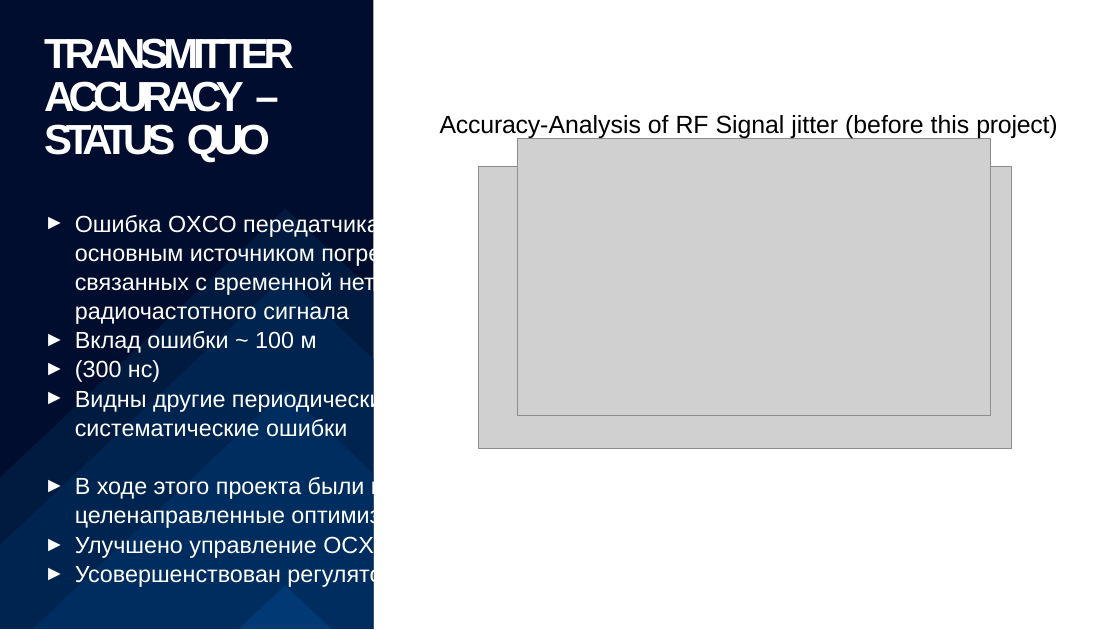
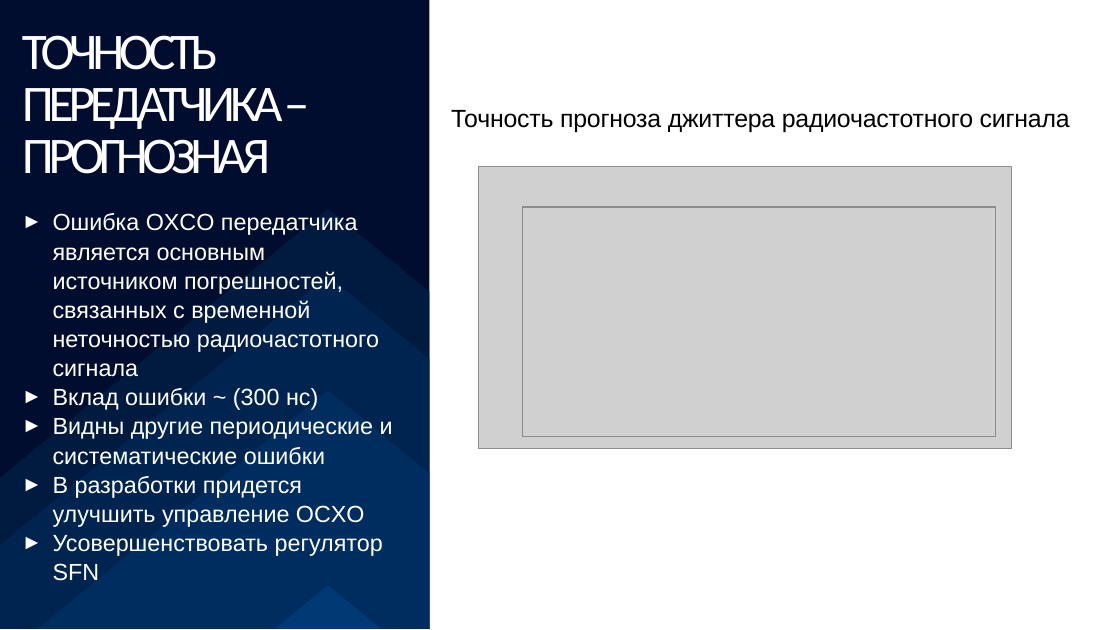
Before and after one commit to SiwaNetwork/QUANTUM, a slide deck: slide 14 of Time-Card/ДОКУМЕНТЫ/МАТЕРИАЛ СТАТЬИ/время 5г тв).pptx (slide 17 before the commit). Drawn at 1120x630 pixels with LibreOffice and Linux fonts; fonts in the diff are those of the drawing; grey boxes stand for pictures. Boxes give left, top, right and bottom in pixels: in the first picture for what was removed or moved away, otherwise in the second. Text is boxed around its words. In the diff, an @@ line names an element or a change of style, - is before the commit and + after.

```diff
--- a/Time-Card/ДОКУМЕНТЫ/МАТЕРИАЛ СТАТЬИ/время 5г тв).pptx
+++ b/Time-Card/ДОКУМЕНТЫ/МАТЕРИАЛ СТАТЬИ/время 5г тв).pptx
@@ freeform shape: place and size @@
-freeform shape at <box>0,0,373,629</box>
+freeform shape at <box>0,0,429,629</box>
@@ title "ТОЧНОСТЬ ПЕРЕДАТЧИКА – ПРОГНОЗНАЯ" at <box>22,35,283,174</box>: vertical alignment top to middle @@
@@ title at <box>22,35,283,174</box>: text changed; size 27 to 33 pt; font Arial to Calibri; bold off @@
-TRANSMITTER ACCURACY – STATUS QUO
+ТОЧНОСТЬ ПЕРЕДАТЧИКА – ПРОГНОЗНАЯ
@@ text at <box>451,110,1070,132</box>: text changed @@
-Accuracy-Analysis of RF Signal jitter (before this project)
+Точность прогноза джиттера радиочастотного сигнала
@@ freeform shape: place and size @@
-freeform shape at <box>0,208,373,628</box>
+freeform shape at <box>0,208,429,628</box>
@@ text "Ошибка OXCO передатчика является основным ...": place and size @@
-text "Ошибка OXCO передатчика является основным ..." at <box>75,213,490,587</box>
+text "Ошибка OXCO передатчика является основным ..." at <box>53,213,393,581</box>
@@ picture: place and size @@
-picture at <box>517,139,990,416</box>
+picture at <box>523,207,996,437</box>
@@ freeform shape: place and size @@
-freeform shape at <box>0,276,373,628</box>
+freeform shape at <box>0,276,429,628</box>
@@ text at <box>53,388,318,410</box>: text changed @@
-► Вклад ошибки ~ 100 м
-► (300 нс)
+► Вклад ошибки ~ (300 нс)
@@ freeform shape: place and size @@
-freeform shape at <box>32,391,373,629</box>
+freeform shape at <box>37,391,429,629</box>
@@ text at <box>53,476,383,581</box>: text changed @@
-► В ходе этого проекта были проведены целенаправленные оптимизации:
-► Улучшено управление OCXO
-► Усовершенствован регулятор SFN
+► В разработки придется улучшить управление OCXO
+► Усовершенствовать регулятор SFN
@@ freeform shape: place and size @@
-freeform shape at <box>239,586,332,629</box>
+freeform shape at <box>274,586,381,629</box>
```
Also in this commit, not shown: 15 other slides changed, 1 slide added, 17 slides removed, 1 other file.
